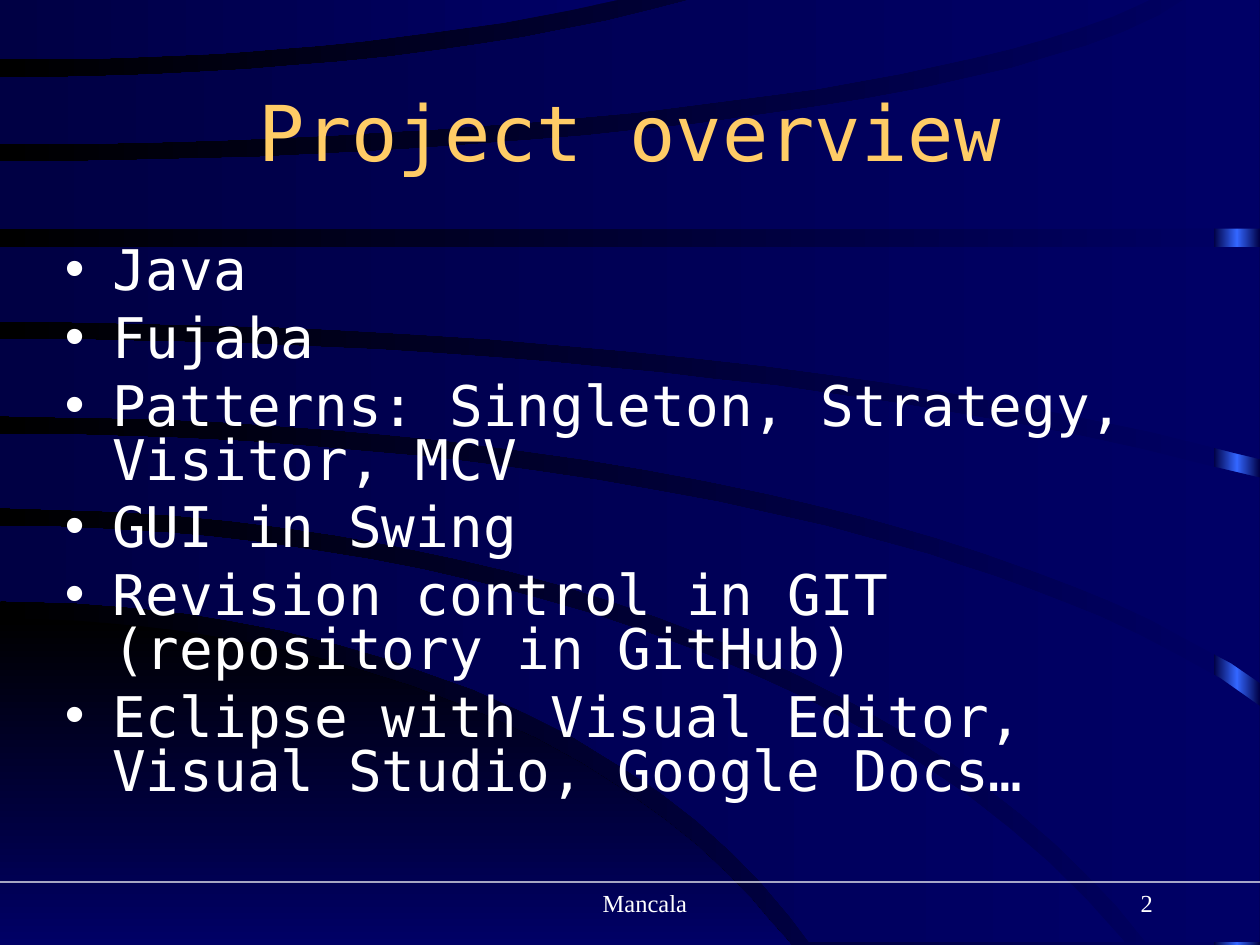
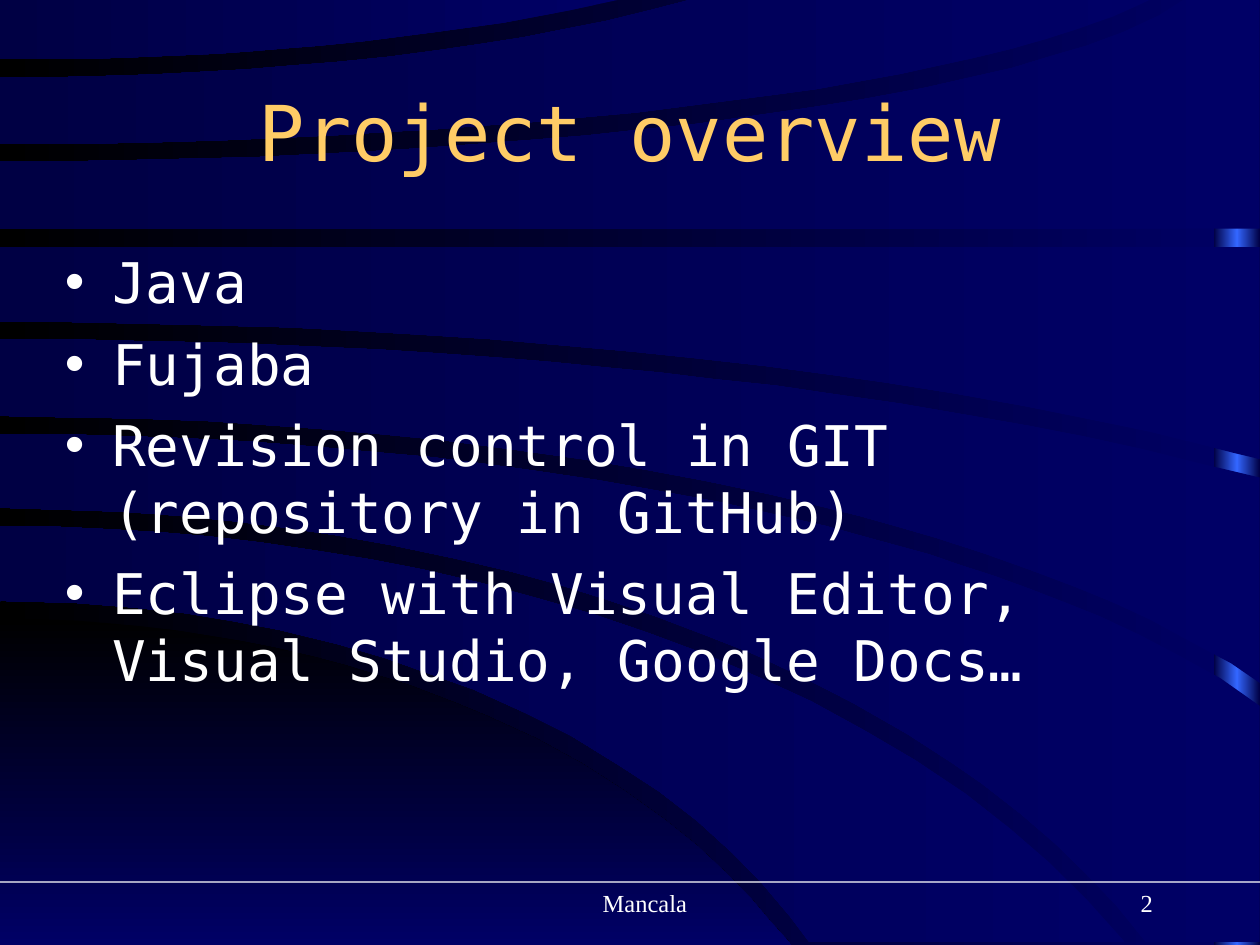
Before and after one commit to sysmod/sysmod10, a slide deck: slide 2 of documents/presentation.ppt. Drawn at 1260x945 pixels with LibreOffice and Linux fonts; fonts in the diff are those of the drawing. Boxes give left, top, right and bottom in pixels: in the first picture for what was removed or moved away, otherwise in the second. Text is boxed around its words. In the diff, an @@ line names an element or a change of style, - is before the commit and + after.

Commit message:
Presentation

```diff
--- a/documents/presentation.ppt
+++ b/documents/presentation.ppt
@@ text "Java" at <box>112,262,1023,693</box>: line spacing 0.8 to 1 @@
@@ text at <box>112,383,1123,559</box>: paragraphs removed @@
-• Patterns: Singleton, Strategy, Visitor, MCV
-• GUI in Swing
```
Also in this commit, not shown: 1 other slide changed.
